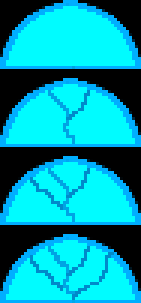
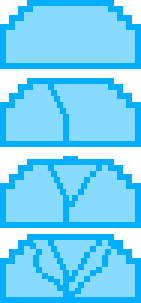
Layer changes from the first (141, 303) image to the second:
removed layer "Layer 8" over 0, 0, 141, 303
added layer "Layer 6" above "Layer 5" over 30, 240, 117, 297
added layer "Layer 5" above "Layer 4" over 48, 165, 102, 300
added layer "Layer 4" above "Layer 3" over 48, 165, 69, 222
added layer "Layer 3" above "Layer 2" over 0, 84, 141, 303
added layer "Layer 2" above "Layer 1" over 0, 159, 141, 228
added layer "Layer 1" above "Layer 0" over 0, 78, 141, 144
added layer "Layer 0" over 0, 0, 141, 303
